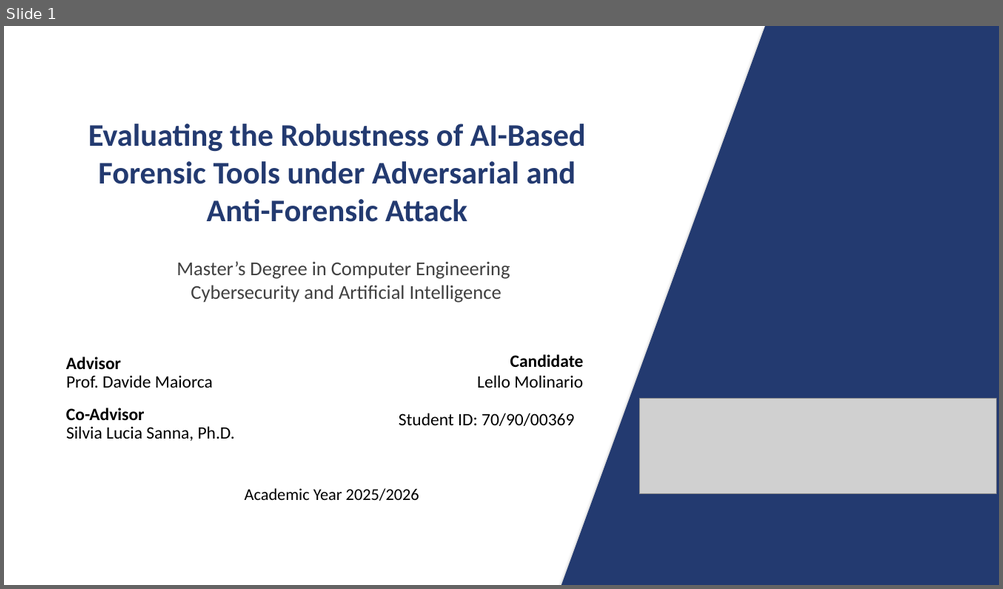
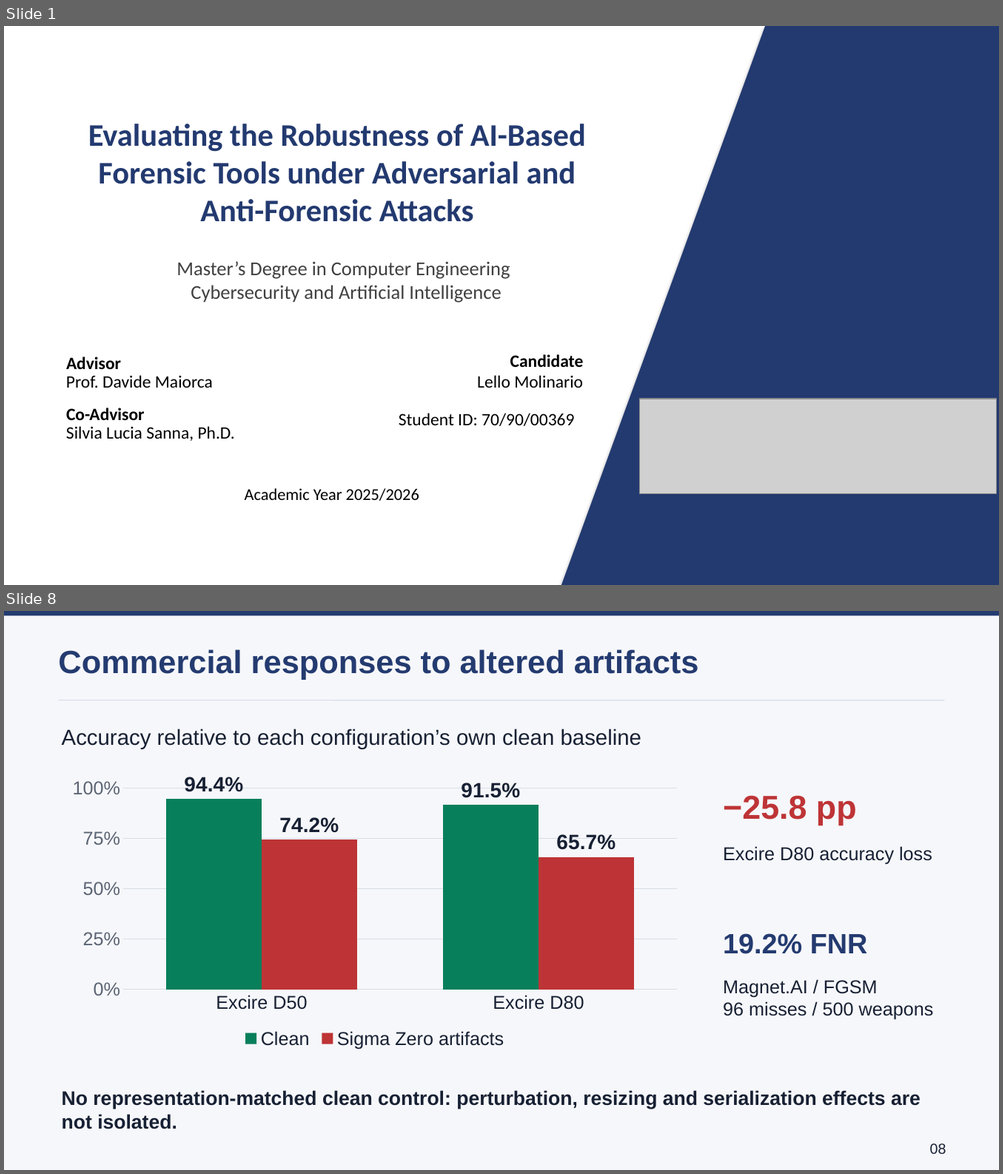
Before and after one commit to lmolinario/Molinario_Thesis_Defense_2026, a slide deck: Molinario_Thesis_Defense_2026.pptx. Shown one above the other, each under a label of ours: slide 1 before the commit, slides 1 and 8 after it; the slides between them are not shown. The pictures are 1003x589 and 1003x1174 pixels, drawn with LibreOffice and Linux fonts; fonts in the diff are those of the drawing; grey boxes stand for pictures. Boxes give left, top, right and bottom in pixels: in the first picture for what was removed or moved away, otherwise in the second. Text is boxed around its words. In the diff, an @@ line names an element or a change of style, - is before the commit and + after.

```diff
--- a/Molinario_Thesis_Defense_2026.pptx
+++ b/Molinario_Thesis_Defense_2026.pptx
@@ slide 8 added at (4, 611, 999, 1170), background #F6F7FA @@
@@ rectangle added at (4, 611, 999, 615), fill #243B70 @@
@@ text added at (58, 649, 699, 679), 31 pt, text #243B70, bold @@
+Commercial responses to altered artifacts
@@ line added from (59, 701) to (944, 701), #D7DDE7 0.75 pt @@
@@ text added at (62, 729, 641, 749), 21 pt, text #172033 @@
+Accuracy relative to each configuration’s own clean baseline
@@ column chart added at (60, 772, 690, 1054) @@
+categories: Excire D50, Excire D80
+Clean: 0.944, 0.915
+Sigma Zero artifacts: 0.742, 0.657
@@ text added at (723, 795, 856, 826), 32 pt, text #BE3436, bold @@
+−25.8 pp
@@ text added at (723, 846, 932, 864), 18 pt, text #172033 @@
+Excire D80 accuracy loss
@@ text added at (723, 934, 868, 954), 27 pt, text #243B70, bold @@
+19.2% FNR
@@ text added at (723, 980, 933, 1020), 18 pt, text #172033 @@
+Magnet.AI / FGSM
+96 misses / 500 weapons
@@ text added at (62, 1091, 920, 1130), 19 pt, text #172033, bold @@
+No representation-matched clean control: perturbation, resizing and serialization effects are not isolated.
@@ text added at (930, 1144, 946, 1154), 14 pt, text #172033 @@
+08
@@ slide 1 changed as well @@
@@ text at (200, 199, 474, 222): text changed @@
-Anti-Forensic Attack
+Anti-Forensic Attacks
```
Also in this commit, not shown: 1 other slide changed, 17 other slides added, 23 slides removed, 2 other files.
